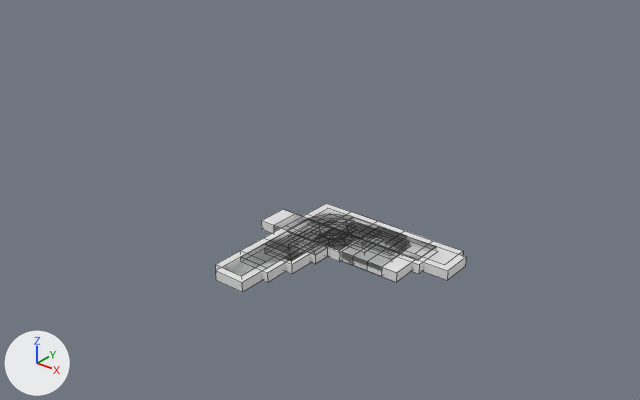
The FBX model Assets/models/draha/zakruta4x4_obla.fbx as it was, and as the next commit left it.
Both versions are drawn from a camera (50 mm lens) standing at (140.3, -182.9, 125.8) and looking at (-31.1, 31.4, -7.1). Every picture has the same lights, and +X, +Y and +Z are marked at lower left. Mesh edges are drawn as thin lines. Where no turn or scale is listed for an object, it has been applied to the vertices.

The scene before the commit, as lines of its bpy script (objects in view):
```python
ob_rovnacesta4x1 = bpy.data.objects.new('rovnacesta4x1', me_cube_017)
ob_rovnacesta4x1.location = (0.0, 0.0, 0.0)
ob_rovnacesta5x1 = bpy.data.objects.new('rovnacesta5x1', me_cube_018)
ob_rovnacesta5x1.location = (0.0, 0.0, 0.0)
ob_zakruta1x1hranata = bpy.data.objects.new('zakruta1x1hranata', me_cube_010)
ob_zakruta1x1hranata.location = (0.0, 0.0, 0.0)
ob_zakruta2x2_obla = bpy.data.objects.new('zakruta2x2_obla', me_cube_023)
ob_zakruta2x2_obla.location = (0.0, 0.0, 0.0)
ob_zakruta3x3_obla = bpy.data.objects.new('zakruta3x3_obla', me_cube_021)
ob_zakruta3x3_obla.location = (0.0, 0.0, 0.0)
ob_zakruta4x4_obla = bpy.data.objects.new('zakruta4x4_obla', me_cube_024)
ob_zakruta4x4_obla.location = (0.0, 0.0, 0.0)
ob_zakruta4x4hranata = bpy.data.objects.new('zakruta4x4hranata', me_cube_012)
ob_zakruta4x4hranata.location = (0.0, 0.0, 0.0)
ob_zakruta5x5_obla = bpy.data.objects.new('zakruta5x5_obla', me_cube_025)
ob_zakruta5x5_obla.location = (0.0, 0.0, 0.0)
ob_zakruta5x5hranata = bpy.data.objects.new('zakruta5x5hranata', me_cube_013)
ob_zakruta5x5hranata.location = (0.0, 0.0, 0.0)
```
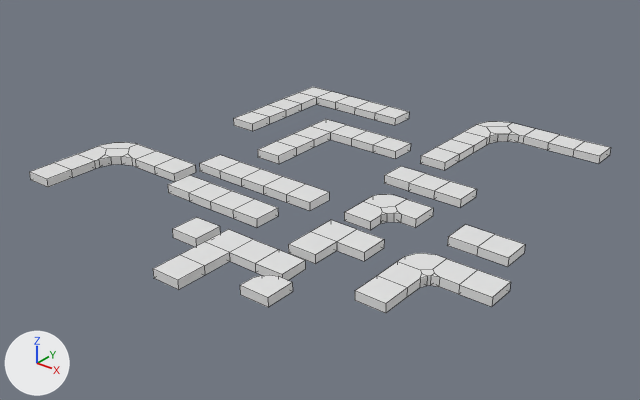
Pixel boxes (x1, y1, x2, y2) of what changed, in the pictures (640 x 400 px):
'zakruta5x5_obla', moved
    before: (215, 214, 466, 292)
    after: (420, 121, 611, 170)
'zakruta3x3_obla', moved
    before: (266, 221, 411, 274)
    after: (355, 253, 511, 313)
'zakruta5x5hranata', moved
    before: (215, 203, 463, 276)
    after: (233, 87, 409, 131)
'zakruta3x3hranata', moved
    before: (265, 214, 409, 256)
    after: (153, 229, 305, 290)
'zakruta4x4_obla', moved
    before: (242, 218, 423, 283)
    after: (29, 142, 196, 187)
'rovnacesta5x1', moved
    before: (261, 209, 417, 282)
    after: (199, 155, 329, 211)
'zakruta4x4hranata', surface changed, moved
    before: (242, 208, 417, 268)
    after: (258, 119, 411, 164)
'rovnacesta4x1', moved
    before: (290, 217, 401, 276)
    after: (168, 175, 278, 227)
'zakruta2x2_obla', moved
    before: (291, 224, 384, 264)
    after: (344, 194, 433, 230)
'rovnacesta3x1', moved
    before: (288, 220, 382, 269)
    after: (384, 166, 476, 207)
'rovnacesta2x1', moved
    before: (302, 225, 371, 256)
    after: (447, 225, 525, 267)
'zakruta 1x1_obla', moved
    before: (315, 234, 360, 262)
    after: (240, 275, 293, 307)
'zakruta1x1hranata', moved (not visible before)
    after: (172, 217, 220, 247)
'zakruta2x2hranata', unchanged, uncovered by the edit
    before: (291, 220, 382, 255)
    after: (288, 220, 384, 264)

What changed in the scene script:
```text
Change me_cube_012:
    where me_cube_012.from_pydata(...)  # 32 vertices, 30 faces; spans x -14.4..25.6, y -25.6..14.4, z -1.5..1.5
    used by ob_zakruta4x4hranata; location = (0.0, 0.0, 0.0)
    me_cube_012 part 1
    30 faces are deleted
    30 new faces join them
Change ob_zakruta2x2_obla:
    ob_zakruta2x2_obla.location: (0.0, 0.0, 0.0) -> (0.0, 26.8, 0.0)
Change ob_zakruta5x5hranata:
    ob_zakruta5x5hranata.location: (0.0, 0.0, 0.0) -> (-76.1, 87.1, 0.0)
Change ob_zakruta1x1hranata:
    ob_zakruta1x1hranata.location: (0.0, 0.0, 0.0) -> (-37.3, -20.7, 0.0)
Change ob_zakruta3x3_obla:
    ob_zakruta3x3_obla.location: (0.0, 0.0, 0.0) -> (31.9, 0.0, 0.0)
Change ob_zakruta4x4hranata:
    ob_zakruta4x4hranata.location: (0.0, 0.0, 0.0) -> (-49.6, 61.9, 0.0)
Change ob_zakruta5x5_obla:
    ob_zakruta5x5_obla.location: (0.0, 0.0, 0.0) -> (0.0, 103.9, 0.0)
Change ob_rovnacesta3x1:
    ob_rovnacesta3x1.location: (0.0, 0.0, 0.0) -> (0.0, 51.3, 0.0)
Change ob_rovnacesta5x1:
    ob_rovnacesta5x1.location: (0.0, 0.0, 0.0) -> (-46.4, 19.1, 0.0)
Change ob_zakruta4x4_obla:
    ob_zakruta4x4_obla.location: (0.0, 0.0, 0.0) -> (-99.4, 0.0, 0.0)
Change ob_rovnacesta2x1:
    ob_rovnacesta2x1.location: (0.0, 0.0, 0.0) -> (35.1, 26.8, 0.0)
Change ob_rovnacesta4x1:
    ob_rovnacesta4x1.location: (0.0, 0.0, 0.0) -> (-46.9, 0.0, 0.0)
Change ob_zakruta3x3hranata:
    ob_zakruta3x3hranata.location: (0.0, 0.0, 0.0) -> (-17.3, -27.1, 0.0)
Change ob_zakruta_1x1_obla:
    ob_zakruta_1x1_obla.location: (0.0, 0.0, 0.0) -> (0.0, -30.8, 0.0)
```
